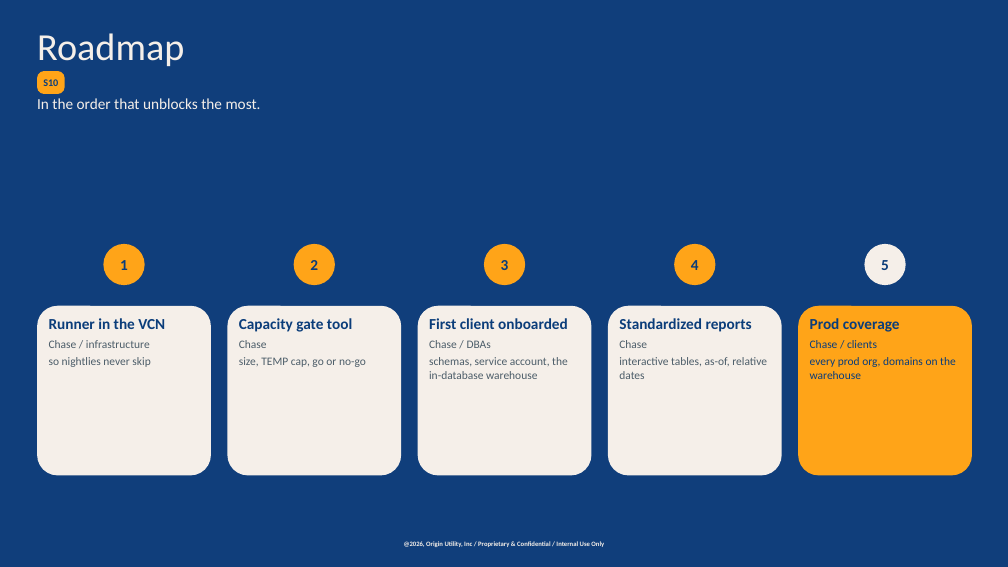
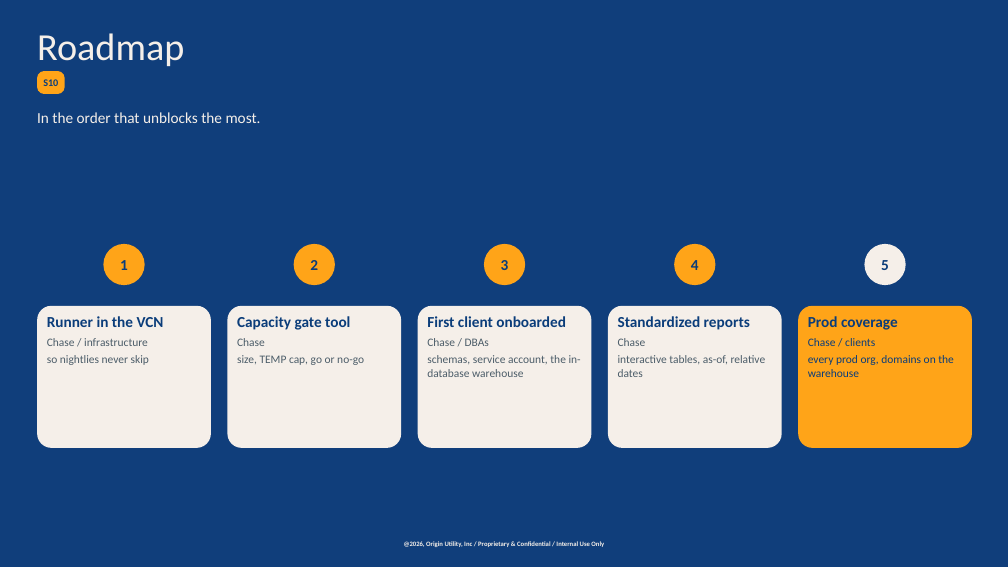
Before and after one commit to chasepowers59/OriginBA, a slide deck: slide 15 of jaspersoft/docs/OriginBA_Automated_Deployment.pptx. Drawn at 1008x567 pixels with LibreOffice and Linux fonts; fonts in the diff are those of the drawing; background and template pictures are left out; a plain dark background stands for a picture behind light text. Boxes give left, top, right and bottom in pixels: in the first picture for what was removed or moved away, otherwise in the second. Text is boxed around its words. In the diff, an @@ line names an element or a change of style, - is before the commit and + after.

```diff
--- a/jaspersoft/docs/OriginBA_Automated_Deployment.pptx
+++ b/jaspersoft/docs/OriginBA_Automated_Deployment.pptx
@@ text "In the order that unblocks ...": place and size @@
-text "In the order that unblocks ..." at (37,98,261,109)
+text "In the order that unblocks ..." at (37,112,261,123)
@@ rounded rectangle "Runner in the VCN": place and size @@
-rounded rectangle "Runner in the VCN" at (37,306,211,475)
+rounded rectangle "Runner in the VCN" at (37,306,211,448)
@@ rounded rectangle "Capacity gate tool": place and size @@
-rounded rectangle "Capacity gate tool" at (227,306,401,475)
+rounded rectangle "Capacity gate tool" at (227,306,401,448)
@@ rounded rectangle "First client onboarded": place and size @@
-rounded rectangle "First client onboarded" at (418,306,591,475)
+rounded rectangle "First client onboarded" at (418,306,591,448)
@@ rounded rectangle "Standardized reports": place and size @@
-rounded rectangle "Standardized reports" at (608,306,782,475)
+rounded rectangle "Standardized reports" at (608,306,782,448)
@@ proportions changed in 5 elements at (608,306,782,448), (37,306,211,448), (227,306,401,448), (418,306,591,448), (798,306,972,448) @@
@@ rounded rectangle "Prod coverage": place and size @@
-rounded rectangle "Prod coverage" at (798,306,972,475)
+rounded rectangle "Prod coverage" at (798,306,972,448)
```
Also in this commit, not shown: 14 other slides changed, 2 other files.
